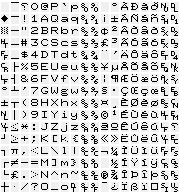
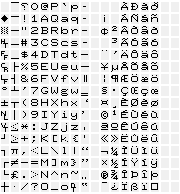
Revision of a layered (180, 194) image; what changed, layer by layer:
added layer "misc symbols 2010-201d" above "guides" over [81, 6, 107, 186]
added layer "blanks" above "Pasted Layer" over [81, 3, 178, 192]
added layer "Pasted Layer" above "rom-separated.png" over [81, 3, 178, 192]
hid "rom-separated.png" over [81, 3, 178, 192]
